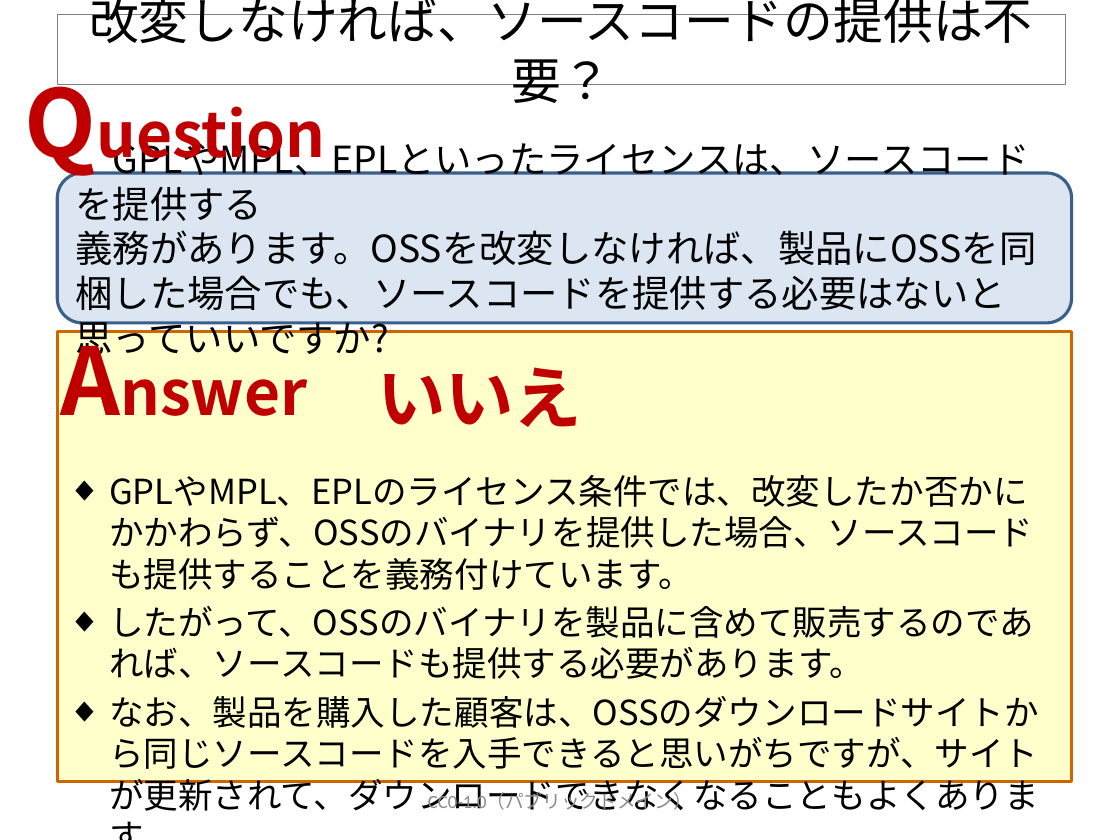
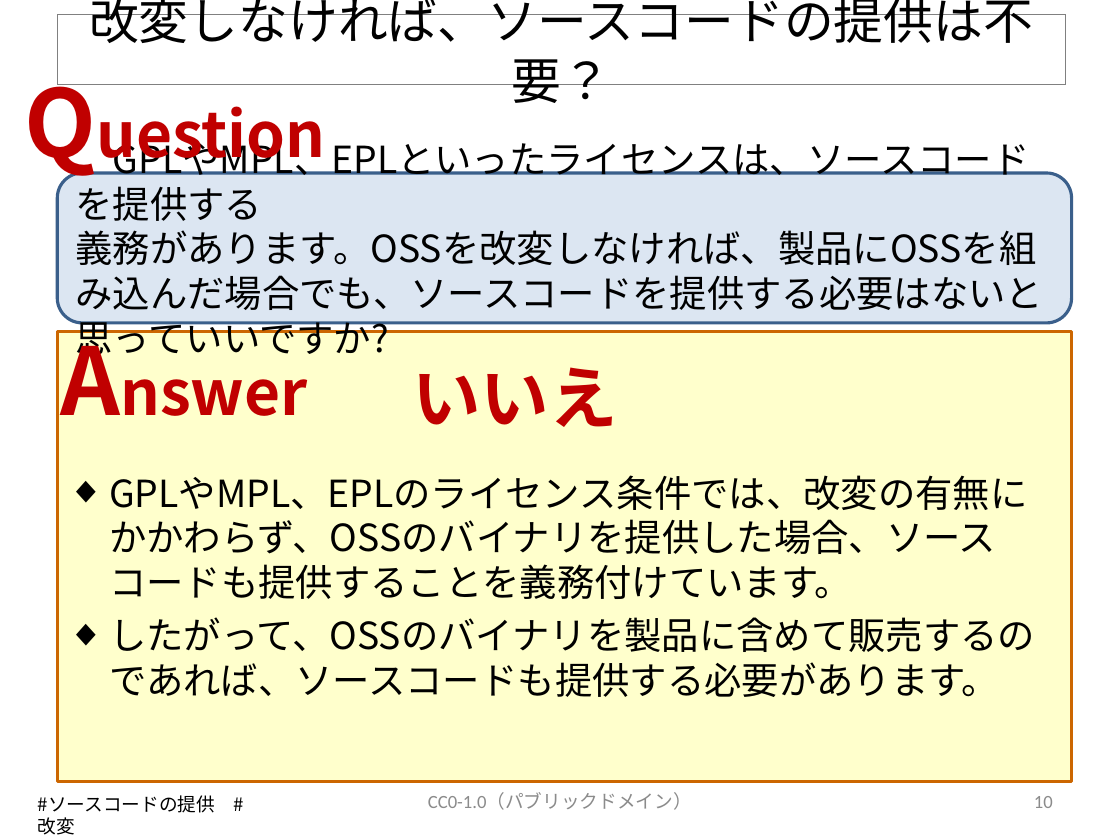
Before and after one commit to OpenChain-Project/OpenChain-JWG, a slide deck: slide 10 of Education_Material/FAQ/OSSライセンス関連でよくある誤解_CC0.pptx (slide 6 before the commit). Drawn at 1120x840 pixels with LibreOffice and Linux fonts; fonts in the diff are those of the drawing. Boxes give left, top, right and bottom in pixels: in the first picture for what was removed or moved away, otherwise in the second. Text is boxed around its words. In the diff, an @@ line names an element or a change of style, - is before the commit and + after.

```diff
--- a/Education_Material/FAQ/OSSライセンス関連でよくある誤解_CC0.pptx
+++ b/Education_Material/FAQ/OSSライセンス関連でよくある誤解_CC0.pptx
@@ text in rounded rectangle at (76, 230, 1044, 362): text changed @@
-義務があります。OSSを改変しなければ、製品にOSSを同梱した場合でも、ソースコードを提供する必要はないと思っていいですか?
+義務があります。OSSを改変しなければ、製品にOSSを組み込んだ場合でも、ソースコードを提供する必要はないと思っていいですか?
@@ text "いいえ": place and size @@
-text "いいえ" at (377, 367, 582, 427)
+text "いいえ" at (412, 367, 617, 427)
@@ text at (109, 475, 1027, 599): text changed; size 22.2 to 24.1 pt @@
-◆ GPLやMPL、EPLのライセンス条件では、改変したか否かにかかわらず、OSSのバイナリを提供した場合、ソースコードも提供することを義務付けています。
+◆ GPLやMPL、EPLのライセンス条件では、改変の有無にかかわらず、OSSのバイナリを提供した場合、ソースコードも提供することを義務付けています。
@@ text at (109, 617, 1035, 697): size 22.2 to 24.1 pt in "したがって、OSSのバイナリを製品に含めて販売するのであれば、ソースコードも提供する必要があります。" @@
@@ text at (109, 696, 1039, 811): paragraph removed @@
-◆ なお、製品を購入した顧客は、OSSのダウンロードサイトから同じソースコードを入手できると思いがちですが、サイトが更新されて、ダウンロードできなくなることもよくあります。
@@ text added at (38, 795, 215, 835), 12 pt, text #000000 @@
+#ソースコードの提供 #改変
@@ page number added at (1034, 796, 1053, 808), 12 pt, text #8C8C8C @@
+10
```
Also in this commit, not shown: 17 other slides changed, 20 slides added, 2 slides removed.
